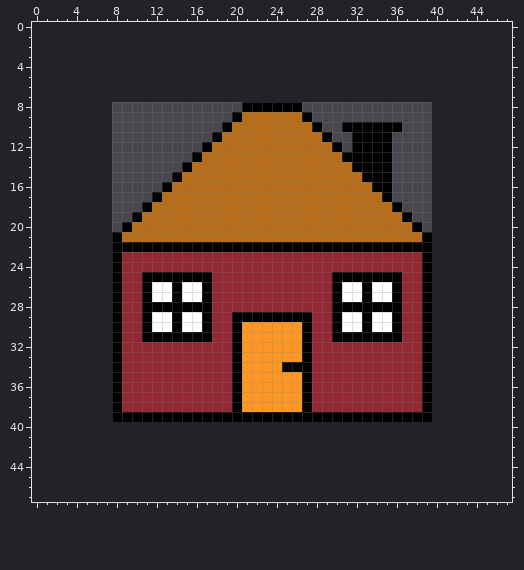
Pixel-art sprite -- Resources/Hus#1.png. Above, as it was before the edit.
The file is 32x32 pixels. Colours within 5 levels of each other are drawn and written as one. The old version is drawn lined up with the new one, on the new canvas.
After the commit:
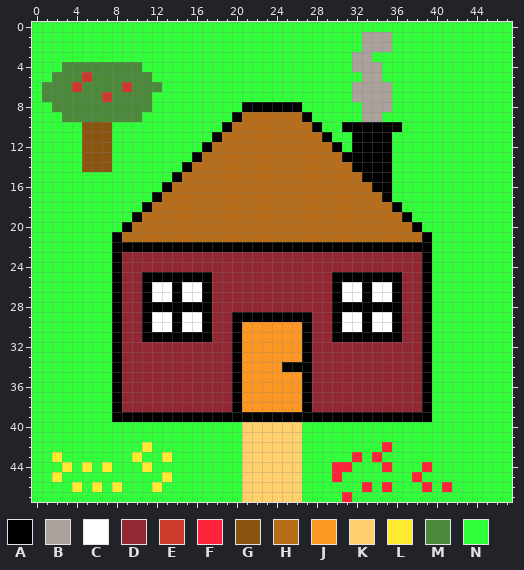
Palette (. is transparent): A #000000  B #aaa29b  C #ffffff  D #912833  E #cc3a2c  F #ff2339  G #895510  H #b76d19  J #fc9723  K #ffd06b  L #ffea32  M #4c893b  N #30ff3a
Changes in this commit:
canvas 32x32 -> 48x48, the old top-left corner now at 8,8
Changed rows in their new state; - is an unchanged pixel.
first column x 0:
 0 NNNNNNNNNNNNNNNNNNNNNNNNNNNNNNNNNNNNNNNNNNNNNNNN
 1 NNNNNNNNNNNNNNNNNNNNNNNNNNNNNNNNNBBBNNNNNNNNNNNN
 2 NNNNNNNNNNNNNNNNNNNNNNNNNNNNNNNNNBBBNNNNNNNNNNNN
 3 NNNNNNNNNNNNNNNNNNNNNNNNNNNNNNNNBBNNNNNNNNNNNNNN
 4 NNNMMMMMMMMNNNNNNNNNNNNNNNNNNNNNBBBNNNNNNNNNNNNN
 5 NNMMMEMMMMMMNNNNNNNNNNNNNNNNNNNNNBBNNNNNNNNNNNNN
 6 NMMMEMMMMEMMMNNNNNNNNNNNNNNNNNNNBBBBNNNNNNNNNNNN
 7 NMMMMMMEMMMMNNNNNNNNNNNNNNNNNNNNBBBBNNNNNNNNNNNN
 8 NNMMMMMMMMMMNNNNNNNNN------NNNNNNBBBNNNNNNNNNNNN
 9 NNNMMMMMMMMNNNNNNNNN--------NNNNNBBNNNNNNNNNNNNN
10 NNNNNGGGNNNNNNNNNNN----------NN------NNNNNNNNNNN
11 NNNNNGGGNNNNNNNNNN------------NN----NNNNNNNNNNNN
12 NNNNNGGGNNNNNNNNN--------------N----NNNNNNNNNNNN
13 NNNNNGGGNNNNNNNN--------------------NNNNNNNNNNNN
14 NNNNNGGGNNNNNNN---------------------NNNNNNNNNNNN
15 NNNNNNNNNNNNNN----------------------NNNNNNNNNNNN
16 NNNNNNNNNNNNN-----------------------NNNNNNNNNNNN
17 NNNNNNNNNNNN------------------------NNNNNNNNNNNN
18 NNNNNNNNNNN--------------------------NNNNNNNNNNN
19 NNNNNNNNNN----------------------------NNNNNNNNNN
20 NNNNNNNNN------------------------------NNNNNNNNN
21 NNNNNNNN--------------------------------NNNNNNNN
22 NNNNNNNN--------------------------------NNNNNNNN
23 NNNNNNNN--------------------------------NNNNNNNN
24 NNNNNNNN--------------------------------NNNNNNNN
25 NNNNNNNN--------------------------------NNNNNNNN
26 NNNNNNNN--------------------------------NNNNNNNN
27 NNNNNNNN--------------------------------NNNNNNNN
28 NNNNNNNN--------------------------------NNNNNNNN
29 NNNNNNNN--------------------------------NNNNNNNN
30 NNNNNNNN--------------------------------NNNNNNNN
31 NNNNNNNN--------------------------------NNNNNNNN
32 NNNNNNNN--------------------------------NNNNNNNN
33 NNNNNNNN--------------------------------NNNNNNNN
34 NNNNNNNN--------------------------------NNNNNNNN
35 NNNNNNNN--------------------------------NNNNNNNN
36 NNNNNNNN--------------------------------NNNNNNNN
37 NNNNNNNN--------------------------------NNNNNNNN
38 NNNNNNNN--------------------------------NNNNNNNN
39 NNNNNNNN--------------------------------NNNNNNNN
40 NNNNNNNNNNNNNNNNNNNNNKKKKKKNNNNNNNNNNNNNNNNNNNNN
41 NNNNNNNNNNNNNNNNNNNNNKKKKKKNNNNNNNNNNNNNNNNNNNNN
42 NNNNNNNNNNNLNNNNNNNNNKKKKKKNNNNNNNNFNNNNNNNNNNNN
43 NNLNNNNNNNLNNLNNNNNNNKKKKKKNNNNNFNFNNNNNNNNNNNNN
44 NNNLNLNLNNNLNNNNNNNNNKKKKKKNNNFFNNNFNNNFNNNNNNNN
45 NNLNNNNNNNNNNLNNNNNNNKKKKKKNNNFNNNNNNNFNNNNNNNNN
46 NNNNLNLNLNNNLNNNNNNNNKKKKKKNNNNNNFNFNNNFNFNNNNNN
47 NNNNNNNNNNNNNNNNNNNNNKKKKKKNNNNFNNNNNNNNNNNNNNNN
Changed places in both pictures, as pixel boxes (x1, y1, x2, y2):
added: (32, 22, 512, 502)
